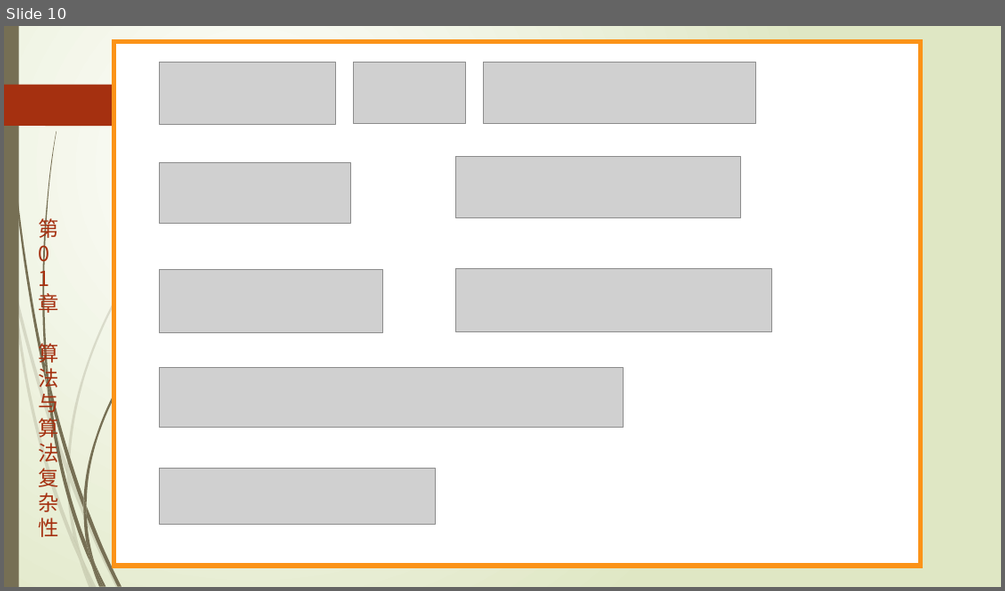
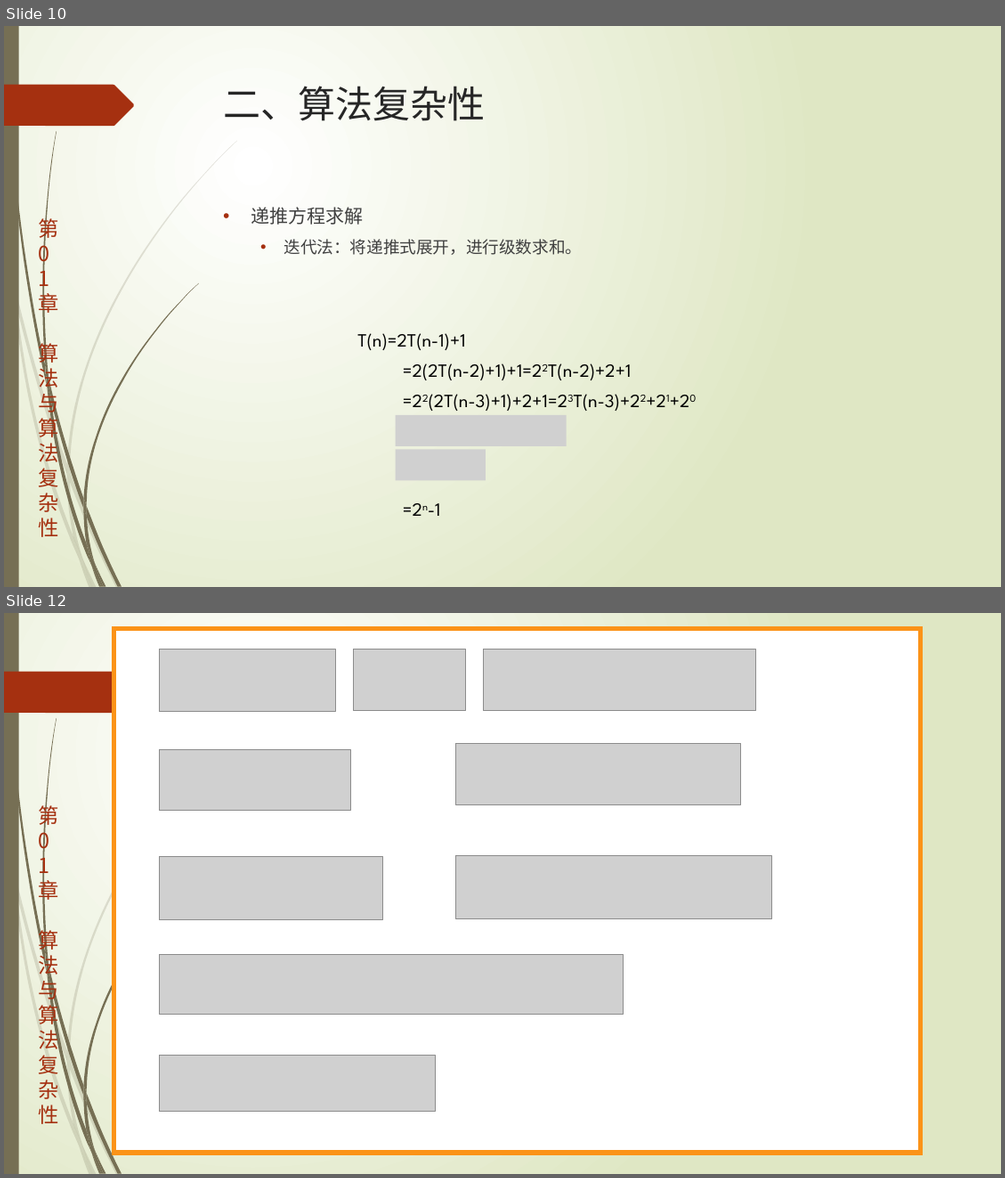
Before and after one commit to TeacherPeng/AlgorithmDesign, a slide deck: 教案/第01章.算法与算法复杂性.pptx. Shown one above the other, each under a label of ours: slide 10 before the commit, slides 10 and 12 after it; the slides between them are not shown. The pictures are 1005x591 and 1005x1178 pixels, drawn with LibreOffice and Linux fonts; fonts in the diff are those of the drawing; grey boxes stand for pictures. Boxes give left, top, right and bottom in pixels: in the first picture for what was removed or moved away, otherwise in the second. Text is boxed around its words. In the diff, an @@ line names an element or a change of style, - is before the commit and + after.

```diff
--- a/教案/第01章.算法与算法复杂性.pptx
+++ b/教案/第01章.算法与算法复杂性.pptx
@@ slide 10 added at box(4, 26, 1001, 587), background gradient #FFFFFF to #DFE8C4; not listed: 25 template elements that a slide beside it also shows @@
@@ title added at box(224, 86, 485, 121), 36 pt, text #262626 @@
+二、算法复杂性
@@ text added at box(251, 207, 582, 255), 16 pt, text #404040 @@
+• 递推方程求解
+  • 迭代法：将递推式展开，进行级数求和。
@@ text added at box(357, 333, 465, 350), 18 pt, text #000000 @@
+T(n)=2T(n-1)+1
@@ text added at box(403, 363, 631, 380), 18 pt, text #000000 @@
+=2(2T(n-2)+1)+1=22T(n-2)+2+1
@@ text added at box(429, 394, 640, 410), 18 pt, text #000000 @@
+=22(2T(n-3)+1)+2+1=23T(n-3)+22+21+20
@@ picture added at box(395, 415, 566, 446) @@
@@ picture added at box(395, 450, 485, 481) @@
@@ text added at box(428, 503, 440, 516), 18 pt, text #000000 @@
+=2n-1
@@ what was slide 10 is now slide 12 @@
```
Also in this commit, not shown: 6 slides changed, 1 other slide added.
